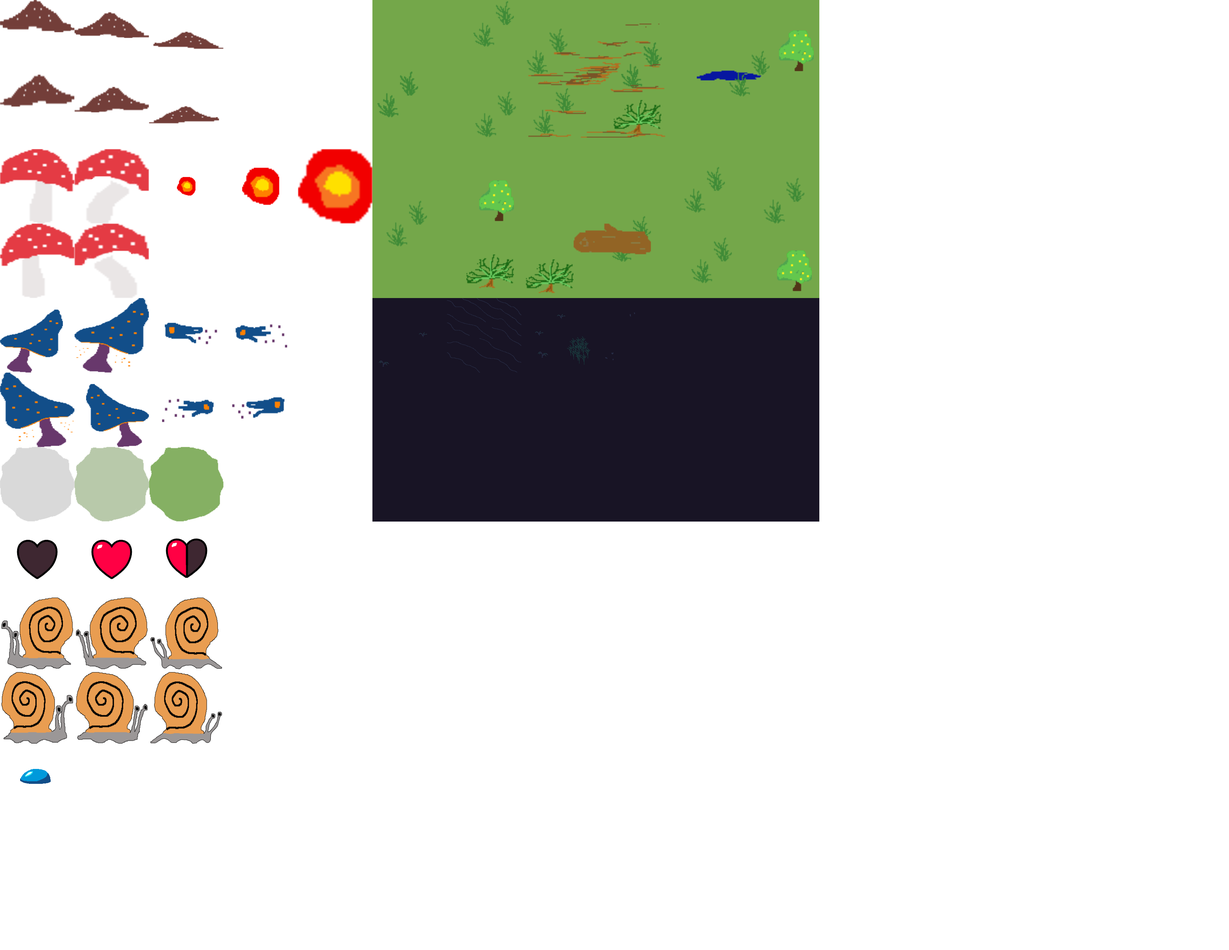
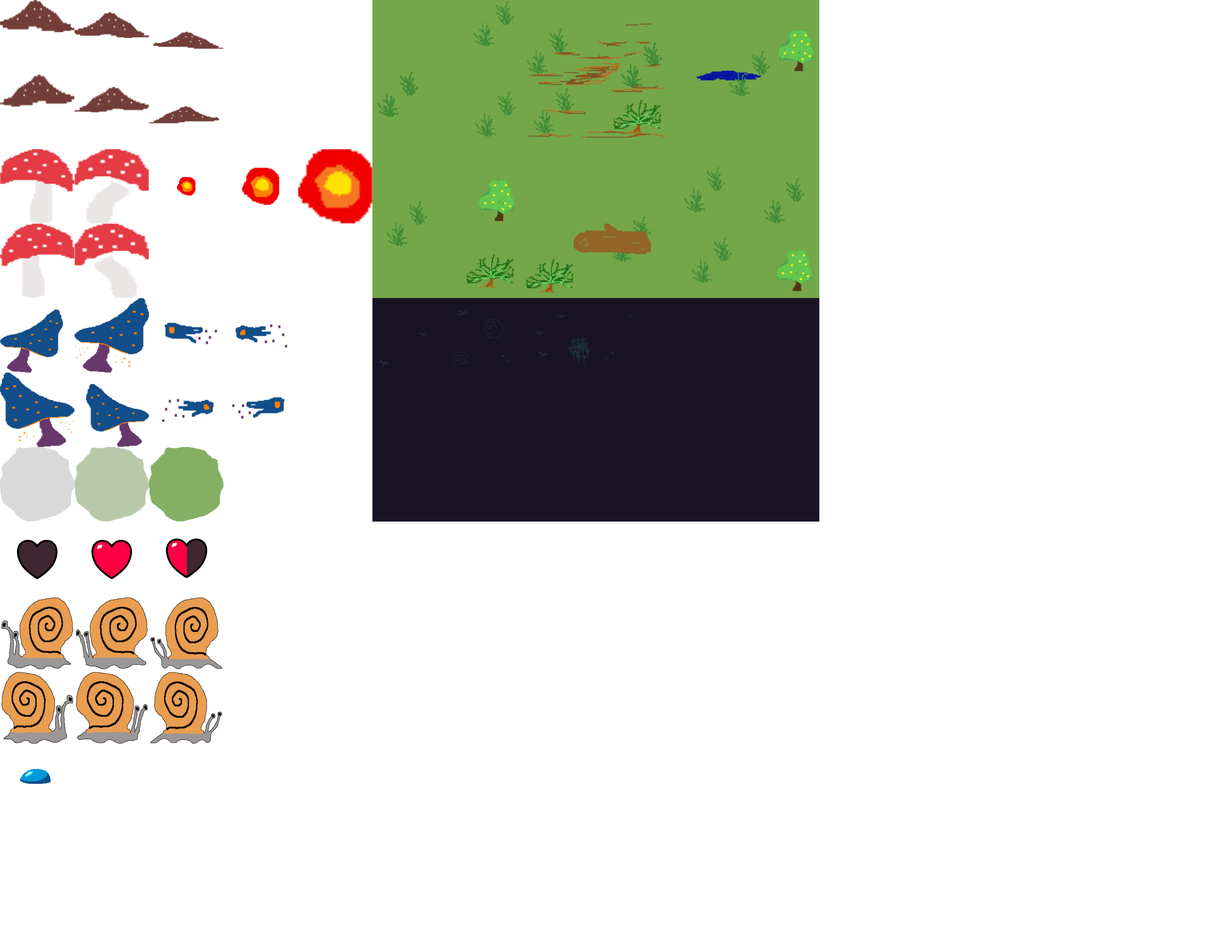
Before/after of a w=1229, h=950 layered artwork. What changed in the layer stack:
painted on "Sprite_Sheet.png" over [185, 298, 522, 576]
